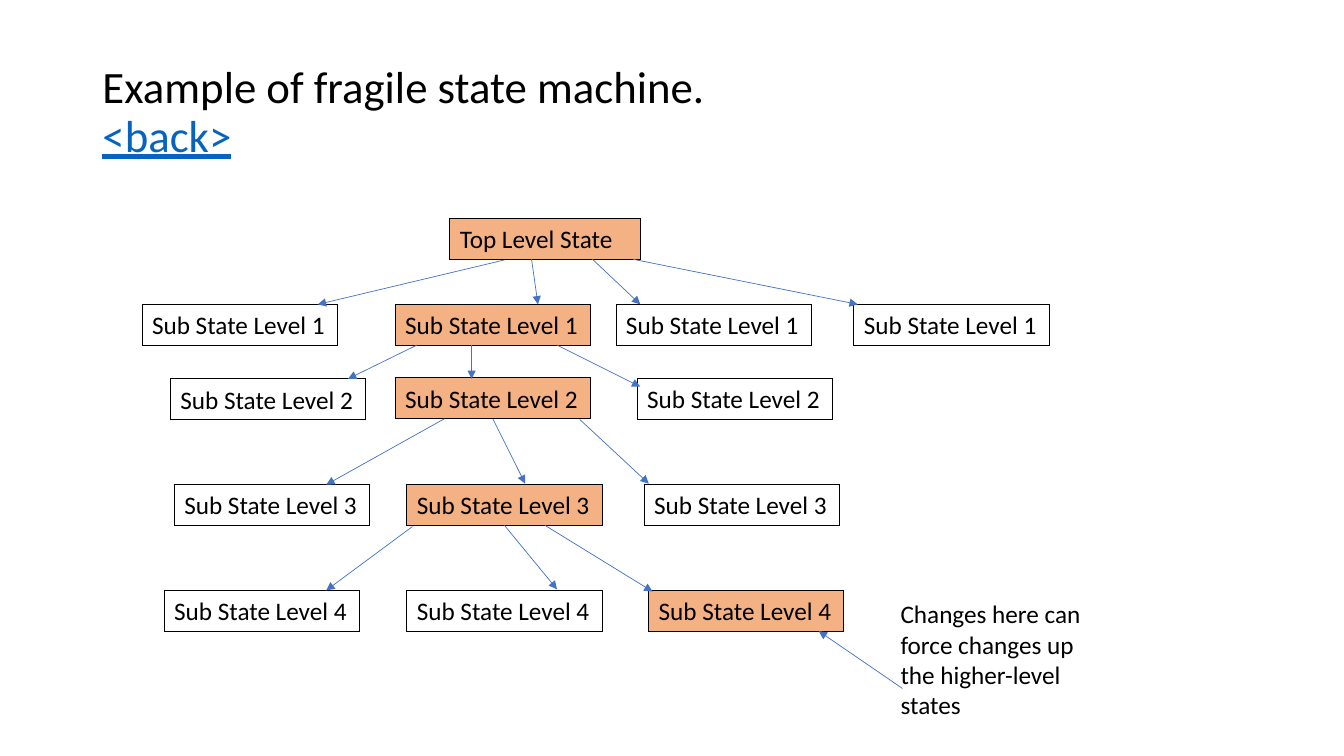
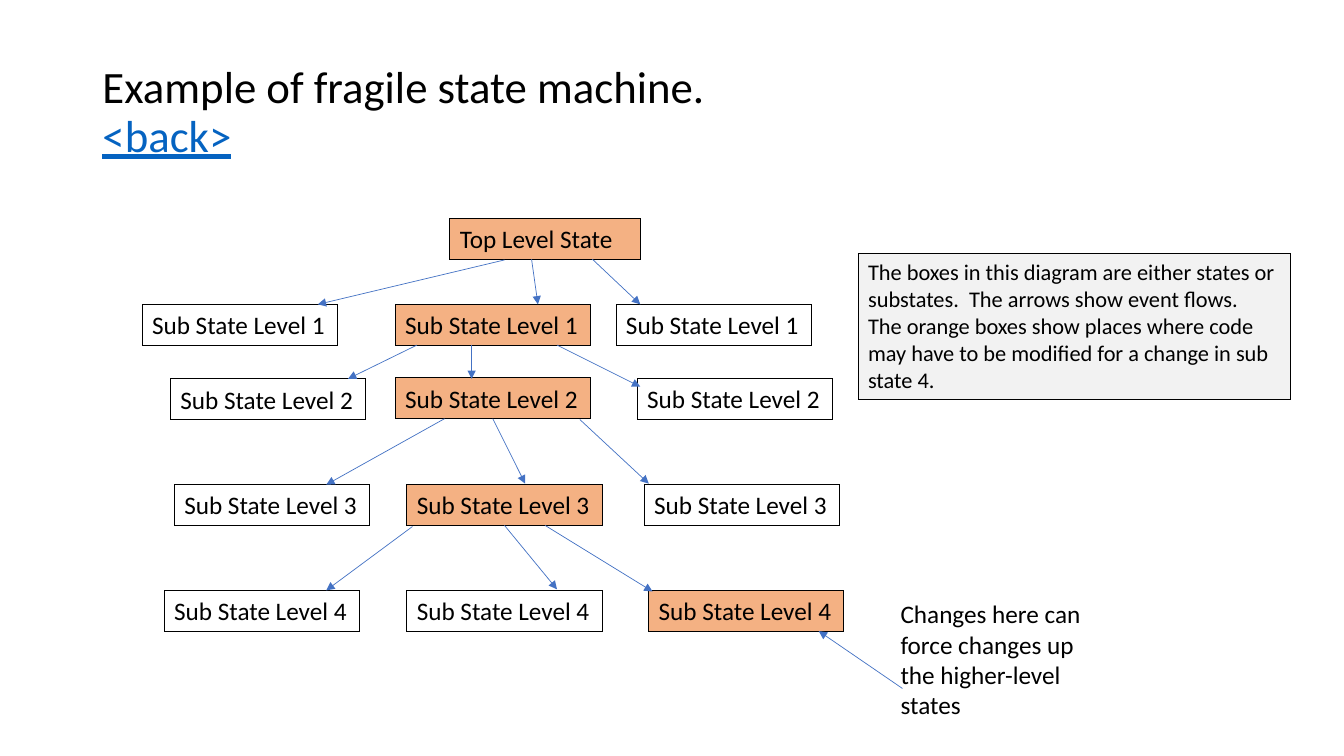
Before and after one commit to glenn-edgar/CFL, a slide deck: slide 9 of documentation/CFL_Documentation.pptx. Drawn at 1344x756 pixels with LibreOffice and Linux fonts; fonts in the diff are those of the drawing. Boxes give left, top, right and bottom in pixels: in the first picture for what was removed or moved away, otherwise in the second. Text is boxed around its words. In the diff, an @@ line names an element or a change of style, - is before the commit and + after.

```diff
--- a/documentation/CFL_Documentation.pptx
+++ b/documentation/CFL_Documentation.pptx
@@ arrow removed from (633, 259) to (858, 304) @@
@@ rectangle added at (x1=858, y1=253, x2=1291, y2=399), fill #F2F2F2, outline #000000 0.75 pt, 16 pt, text #000000 @@
+The boxes in this diagram are either states or substates. The arrows show event flows.
+The orange boxes show places where code may have to be modified for a change in sub state 4.
@@ rectangle removed at (x1=854, y1=304, x2=1050, y2=345) @@
-Sub State Level 1
```
Also in this commit, not shown: 11 other slides changed, 90 slides added, 2 slides removed, 9 other files.
